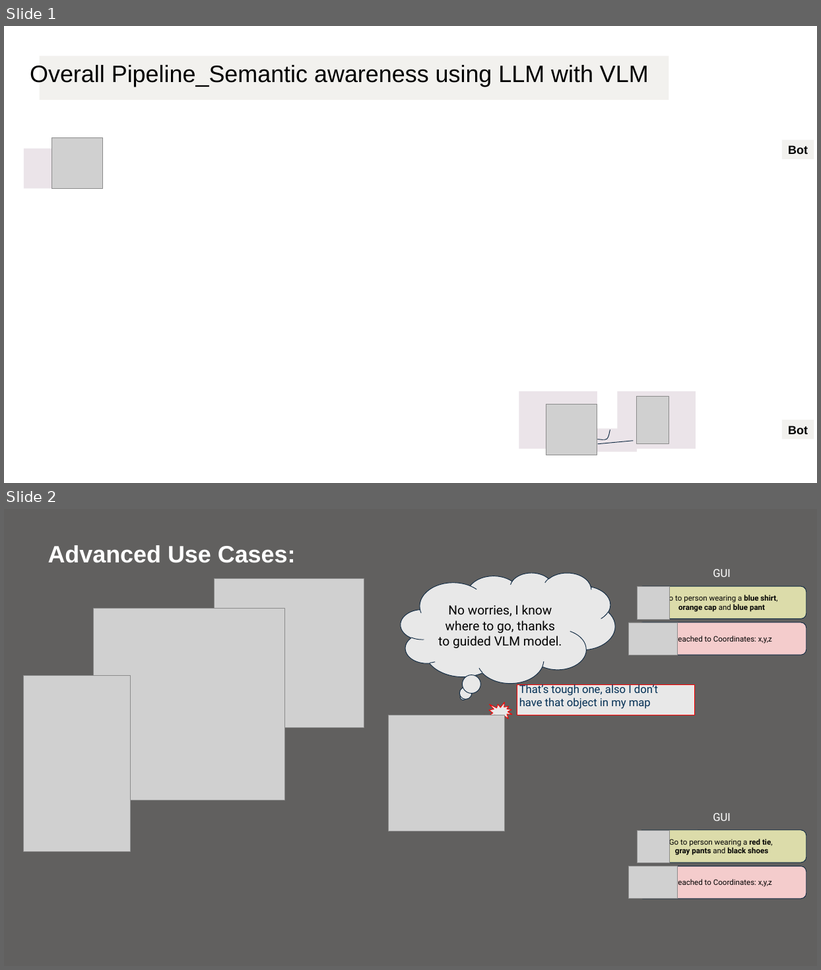
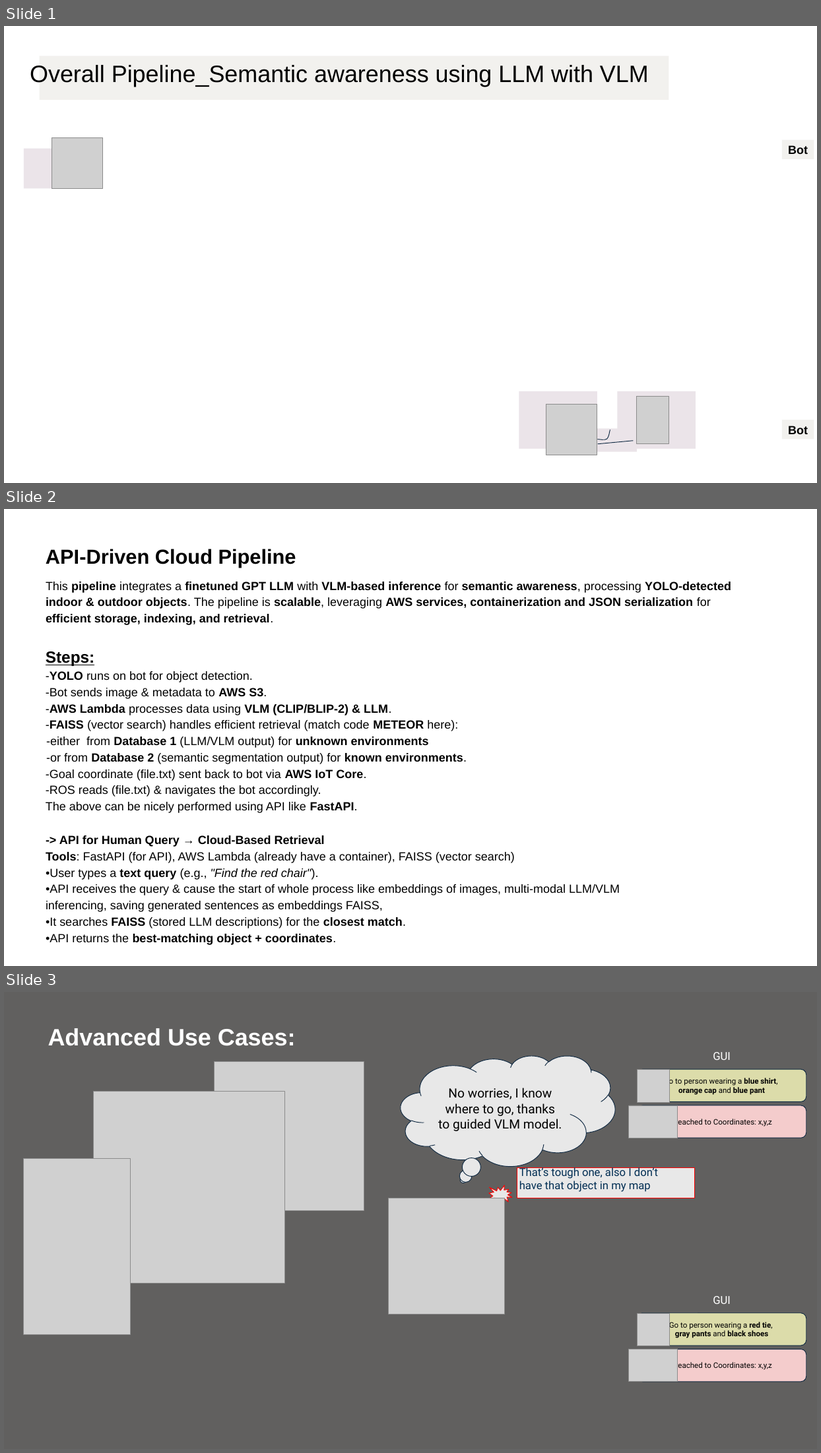
Before and after one commit to DhirajRouniyar/LLM-VLM-for-AMRs, a slide deck: Pipeline_Use-cases/Pipeline.pptx. Shown one above the other, each under a label of ours: slides 1 and 2 before the commit, slides 1, 2 and 3 after it. The pictures are 821x970 and 821x1453 pixels, drawn with LibreOffice and Linux fonts; fonts in the diff are those of the drawing; grey boxes stand for pictures; background and template pictures are left out. Boxes give left, top, right and bottom in pixels: in the first picture for what was removed or moved away, otherwise in the second. Text is boxed around its words. In the diff, an @@ line names an element or a change of style, - is before the commit and + after.

```diff
--- a/Pipeline_Use-cases/Pipeline.pptx
+++ b/Pipeline_Use-cases/Pipeline.pptx
@@ slide 2 added at <box>4,509,817,966</box>, background #FFFFFF @@
@@ text added at <box>46,549,296,568</box>, 24 pt, text #000000, bold @@
+API-Driven Cloud Pipeline
@@ text added at <box>46,582,731,625</box>, 14 pt, text #000000, bold @@
+This pipeline integrates a finetuned GPT LLM with VLM-based inference for semantic awareness, processing YOLO-detected indoor & outdoor objects. The pipeline is scalable, leveraging AWS services, containerization and JSON serialization for efficient storage, indexing, and retrieval.
@@ text added at <box>46,652,467,813</box>, 14 pt, text #000000 @@
+Steps:
+-YOLO runs on bot for object detection.
+-Bot sends image & metadata to AWS S3.
+-AWS Lambda processes data using VLM (CLIP/BLIP-2) & LLM.
+-FAISS (vector search) handles efficient retrieval (match code METEOR here):
+-either from Database 1 (LLM/VLM output) for unknown environments
+-or from Database 2 (semantic segmentation output) for known environments.
+-Goal coordinate (file.txt) sent back to bot via AWS IoT Core.
+-ROS reads (file.txt) & navigates the bot accordingly.
+The above can be nicely performed using API like FastAPI.
@@ text added at <box>46,836,620,945</box>, 14 pt, text #000000 @@
+-> API for Human Query → Cloud-Based Retrieval
+Tools: FastAPI (for API), AWS Lambda (already have a container), FAISS (vector search)
+•User types a text query (e.g., "Find the red chair").
+•API receives the query & cause the start of whole process like embeddings of images, multi-modal LLM/VLM inferencing, saving generated sentences as embeddings FAISS,
+•It searches FAISS (stored LLM descriptions) for the closest match.
+•API returns the best-matching object + coordinates.
@@ what was slide 2 is now slide 3 @@
```
Also in this commit, not shown: 2 other slides added.
